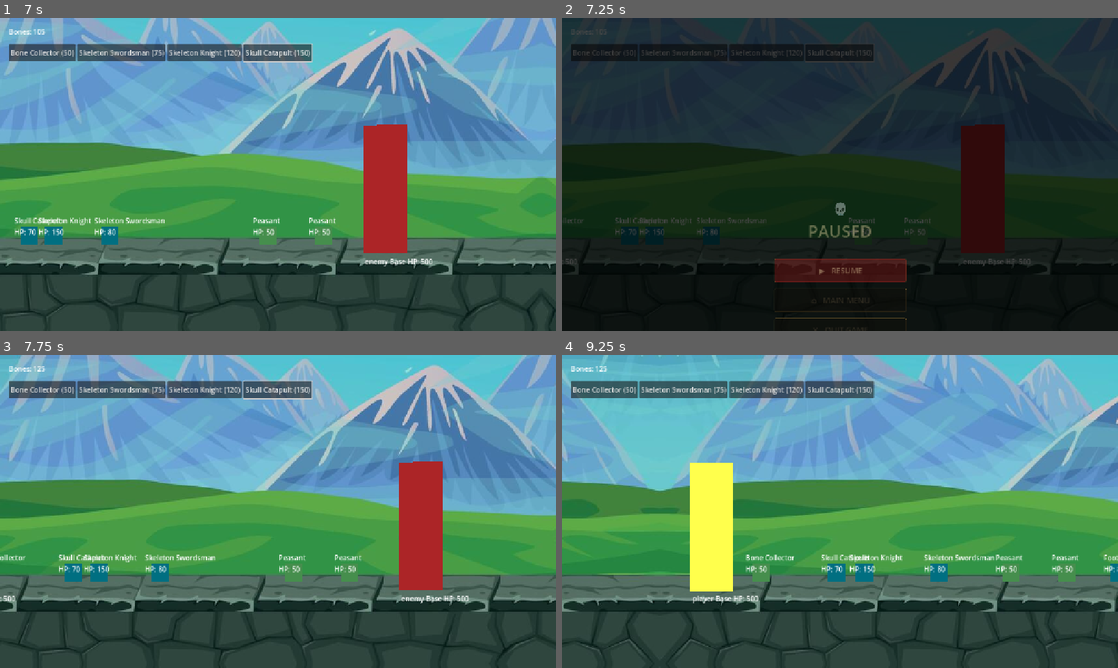
Above: before the commit, frames 1-4 (two rows, left to right).
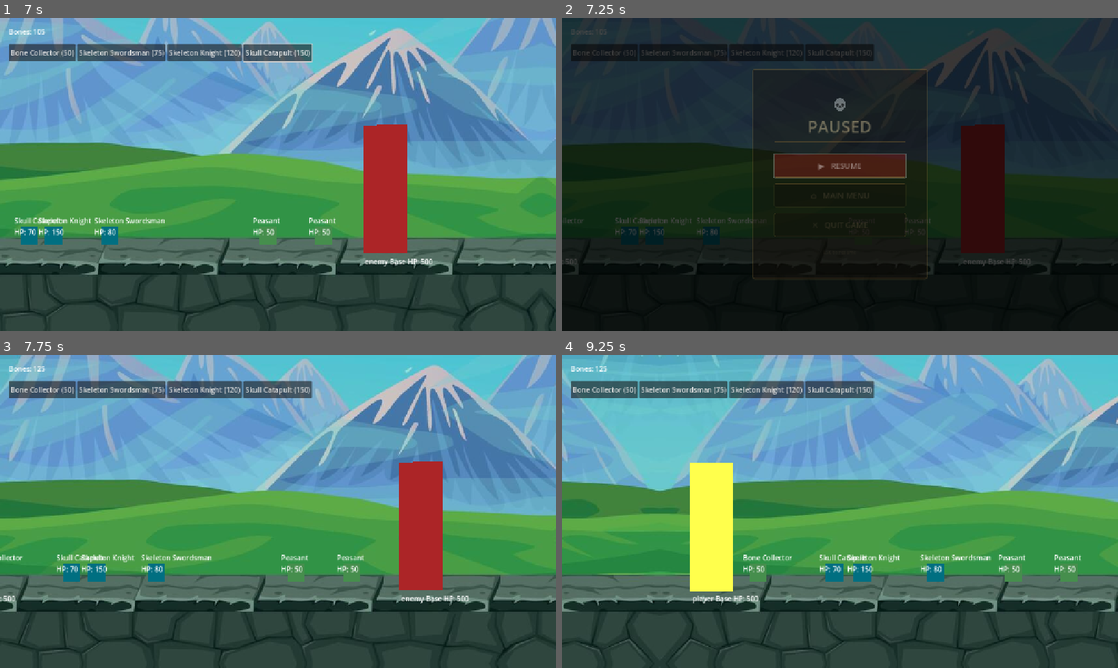
Above: after the commit, the same moments.

Repository: kyledeocades/BoneKingdom
Game: Godot game, scene res://scenes/Main.tscn
Same seed, same stepped clock (60 frames per second), same inputs: the game is played once before the commit and once after it.
Inputs (mouse positions are in pixels of both pictures, inside the frame that each line leads up to):
- Up to frame 1 (7 s): click "Bone Collector (50)" at 0.5 s; click "Skeleton Swordsman (75)" at 1.25 s; click "Skeleton Knight (120)" at 2 s; click "Skull Catapult (150)" at 2.75 s; move the mouse to (400, 158) at 3.52 s; hold Right (ui_right) 3.53-4.25 s; click (400, 158) at 3.67 s; drag from (166, 190) to (250, 237) at 4.27 s; move the mouse to (333, 105) at 5.02 s; hold Right (ui_right) 5.03-5.75 s; drag from (250, 237) to (111, 127) at 5.77 s; move the mouse to (444, 221) at 6.52 s; hold Left (ui_left) from 6.53 s (still down)
- Up to frame 2 (7.25 s): keep holding Left (ui_left); tap Escape (ui_cancel) at 7.15 s
- Up to frame 3 (7.75 s): release Left (ui_left) at 7.25 s; click "▶ RESUME" at 7.25 s
- Up to frame 4 (9.25 s): drag from (673, 464) to (756, 433) at 8.02 s; move the mouse to (867, 511) at 8.77 s; hold Left (ui_left) from 8.78 s (still down); click (867, 511) at 8.92 s

Frame 1 is identical in both runs. In frame 2, 5.0% of the frame differs, in the area x 34-66%, y 8-100%; in frame 3, 1.1%; in frame 4, 1.3%.

Commit message:
pause menu patches

Diff:
--- a/scripts/ui/PauseMenu.gd
+++ b/scripts/ui/PauseMenu.gd
@@ -7,6 +7,7 @@
 
 const MAIN_MENU_PATH := "res://scenes/MainMenu.tscn"
 
+# ── Colors ───────────────────────────────────────────────────────────────────
 const C_BONE    := Color("#E8D5A3")
 const C_GOLD    := Color("#C9A84C")
 const C_GOLD_DIM:= Color("#7A6030")
@@ -15,7 +16,19 @@
 const C_PANEL   := Color("#110D08")
 const C_BG      := Color("#160F09")
 
-var _panel: Panel
+# ── Spacing ───────────────────────────────────────────────────────────────────
+const MARGIN_HORIZ = 48
+const MARGIN_VERT  = 52
+const SPACER_SKULL_BOTTOM = 4
+const SPACER_TITLE_BOTTOM = 8
+const SPACER_DIVIDER_BOTTOM = 28
+const SPACER_BUTTON_GAP = 14
+const SPACER_BUTTONS_BOTTOM = 28
+const BUTTON_WIDTH = 304
+const BUTTON_HEIGHT = 54
+
+var _panel: PanelContainer
+var _buttons: Array[Button] = []
 
 func _ready() -> void:
 	layer = 10
@@ -24,27 +37,35 @@
 	hide()
 
 func _build_ui() -> void:
+	var root := Control.new()
+	add_child(root)
+	root.set_anchors_and_offsets_preset(Control.PRESET_FULL_RECT)
+
 	# Dim — add to tree FIRST, then set preset so parent rect is known
 	var dim := ColorRect.new()
-	add_child(dim)
+	root.add_child(dim)
 	dim.set_anchors_and_offsets_preset(Control.PRESET_FULL_RECT)
 	dim.color = Color(0.0, 0.0, 0.0, 0.72)
 	dim.mouse_filter = Control.MOUSE_FILTER_STOP
 
-	# Panel — direct CanvasLayer child, content drives its size,
-	# _center_panel() positions it after layout runs
-	_panel = Panel.new()
+	# Center container — keeps the panel locked to the viewport center
+	var center := CenterContainer.new()
+	root.add_child(center)
+	center.set_anchors_and_offsets_preset(Control.PRESET_FULL_RECT)
+
+	# Panel — PanelContainer auto-sizes from content, CenterContainer handles placement
+	_panel = PanelContainer.new()
 	_panel.name = "Panel"
 	_panel.custom_minimum_size = Vector2(400, 0)
 	_apply_panel_style(_panel, C_BG, C_GOLD_DIM)
-	add_child(_panel)
-
-	# Inner layout — no PRESET_FULL_RECT inside a content-driven Panel
+	center.add_child(_panel)
+
+	# Inner layout
 	var margin := MarginContainer.new()
-	margin.add_theme_constant_override("margin_left", 48)
-	margin.add_theme_constant_override("margin_right", 48)
-	margin.add_theme_constant_override("margin_top", 52)
-	margin.add_theme_constant_override("margin_bottom", 52)
+	margin.add_theme_constant_override("margin_left", MARGIN_HORIZ)
+	margin.add_theme_constant_override("margin_right", MARGIN_HORIZ)
+	margin.add_theme_constant_override("margin_top", MARGIN_VERT)
+	margin.add_theme_constant_override("margin_bottom", MARGIN_VERT)
 	_panel.add_child(margin)
 
 	# VBox — leave at default ALIGNMENT_BEGIN; ALIGNMENT_CENTER needs a
@@ -60,7 +81,7 @@
 	skull.add_theme_font_size_override("font_size", 34)
 	vbox.add_child(skull)
 
-	_add_spacer(vbox, 4)
+	_add_spacer(vbox, SPACER_SKULL_BOTTOM)
 
 	var title := Label.new()
 	title.text = "PAUSED"
@@ -69,7 +90,7 @@
 	title.add_theme_color_override("font_color", C_BONE)
 	vbox.add_child(title)
 
-	_add_spacer(vbox, 8)
+	_add_spacer(vbox, SPACER_TITLE_BOTTOM)
 
 	var divider := ColorRect.new()
 	divider.color = C_GOLD_DIM
@@ -77,25 +98,28 @@
 	divider.size_flags_horizontal = Control.SIZE_EXPAND_FILL
 	vbox.add_child(divider)
 
-	_add_spacer(vbox, 28)
+	_add_spacer(vbox, SPACER_DIVIDER_BOTTOM)
 
 	var resume_btn := _make_button("▶   RESUME", C_CRIMSON, C_BONE)
 	resume_btn.pressed.connect(_on_resume_pressed)
+	_buttons.append(resume_btn)
 	vbox.add_child(resume_btn)
 
-	_add_spacer(vbox, 14)
+	_add_spacer(vbox, SPACER_BUTTON_GAP)
 
 	var menu_btn := _make_button("⌂   MAIN MENU", C_PANEL, C_ASH)
 	menu_btn.pressed.connect(_on_main_menu_pressed)
+	_buttons.append(menu_btn)
 	vbox.add_child(menu_btn)
 
-	_add_spacer(vbox, 14)
+	_add_spacer(vbox, SPACER_BUTTON_GAP)
 
 	var quit_btn := _make_button("✕   QUIT GAME", C_PANEL, C_ASH)
 	quit_btn.pressed.connect(_on_quit_pressed)
+	_buttons.append(quit_btn)
 	vbox.add_child(quit_btn)
 
-	_add_spacer(vbox, 28)
+	_add_spacer(vbox, SPACER_BUTTONS_BOTTOM)
 
 	var hint := Label.new()
 	hint.text = "ESC to resume"
@@ -104,41 +128,40 @@
 	hint.add_theme_color_override("font_color", Color(C_ASH, 0.55))
 	vbox.add_child(hint)
 
-	# Defer centering: layout runs after _ready() returns, so minimum sizes
-	# aren't final until the next idle frame
-	call_deferred("_center_panel")
-
-# ── Centering ─────────────────────────────────────────────────────────────────
-
-func _center_panel() -> void:
-	if not is_instance_valid(_panel):
-		return
-	var vp_size := get_viewport().get_visible_rect().size
-	var min_sz   := _panel.get_combined_minimum_size()
-	_panel.size     = min_sz
-	_panel.position = ((vp_size - min_sz) * 0.5).round()
+	# Setup keyboard navigation between buttons
+	_setup_button_focus_navigation()
+
+# ── Focus Navigation ──────────────────────────────────────────────────────────
+
+func _setup_button_focus_navigation() -> void:
+	for i in range(_buttons.size()):
+		var btn = _buttons[i]
+		var prev = _buttons[i - 1] if i > 0 else _buttons[-1]
+		var next = _buttons[(i + 1) % _buttons.size()]
+		btn.focus_previous = btn.get_path_to(prev)
+		btn.focus_next = btn.get_path_to(next)
 
 # ── Public API ────────────────────────────────────────────────────────────────
 
 func open() -> void:
-	_center_panel()   # Re-center in case viewport changed
 	get_tree().paused = true
 	show()
+	if _buttons.size() > 0:
+		_buttons[0].grab_focus()
 	_panel.modulate = Color(1, 1, 1, 0)
-	_panel.scale    = Vector2(0.90, 0.90)
 	var tw := create_tween().set_pause_mode(Tween.TWEEN_PAUSE_PROCESS)
-	tw.set_parallel(true)
 	tw.tween_property(_panel, "modulate", Color(1, 1, 1, 1), 0.20).set_ease(Tween.EASE_OUT)
-	tw.tween_property(_panel, "scale", Vector2(1.0, 1.0), 0.20) \
-		.set_ease(Tween.EASE_OUT).set_trans(Tween.TRANS_BACK)
 
 func close() -> void:
+	var tw := create_tween().set_pause_mode(Tween.TWEEN_PAUSE_PROCESS)
+	tw.tween_property(_panel, "modulate", Color(1, 1, 1, 0), 0.15).set_ease(Tween.EASE_IN)
+	await tw.finished
 	get_tree().paused = false
 	hide()
 
 # ── Helpers ───────────────────────────────────────────────────────────────────
 
-func _apply_panel_style(panel: Panel, bg: Color, border: Color) -> void:
+func _apply_panel_style(panel: PanelContainer, bg: Color, border: Color) -> void:
 	var style := StyleBoxFlat.new()
 	style.bg_color = bg
 	style.set_border_width_all(2)
@@ -149,12 +172,12 @@
 func _make_button(label_text: String, bg: Color, fg: Color) -> Button:
 	var btn := Button.new()
 	btn.text = label_text
-	btn.custom_minimum_size = Vector2(304, 54)
+	btn.custom_minimum_size = Vector2(BUTTON_WIDTH, BUTTON_HEIGHT)
 	btn.add_theme_font_size_override("font_size", 18)
 	btn.add_theme_color_override("font_color", fg)
 	btn.add_theme_color_override("font_hover_color", Color.WHITE)
 	btn.add_theme_color_override("font_pressed_color", C_GOLD)
-	btn.focus_mode = Control.FOCUS_NONE
+	btn.focus_mode = Control.FOCUS_ALL
 	btn.mouse_default_cursor_shape = Control.CURSOR_POINTING_HAND
 
 	var normal := StyleBoxFlat.new()
